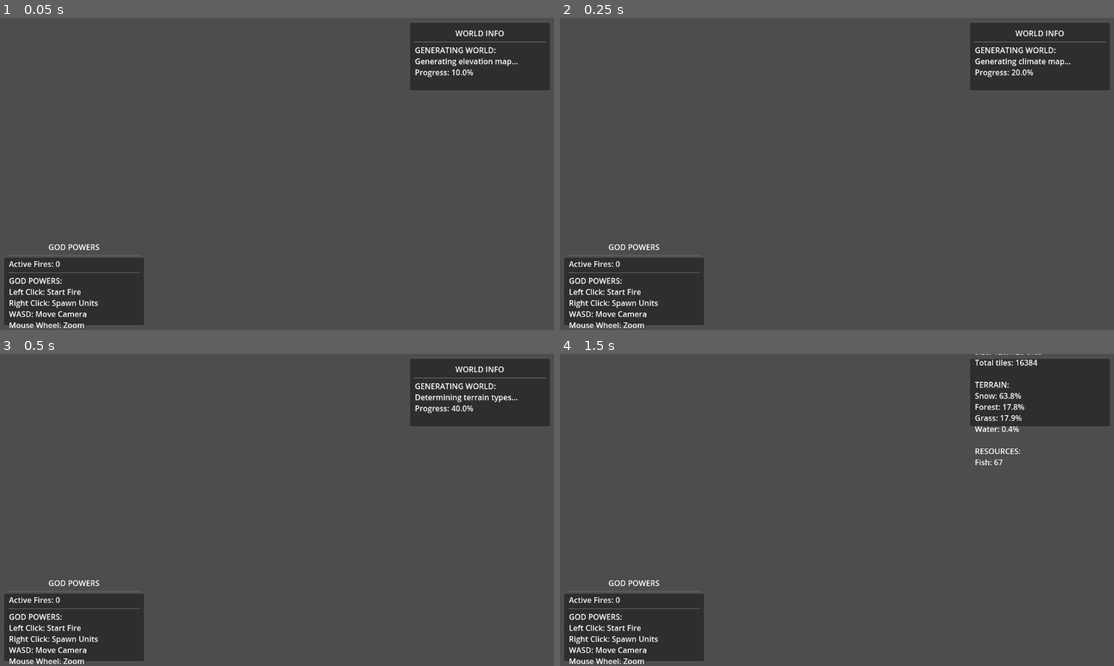
Above: before the commit, frames 1-4 (two rows, left to right).
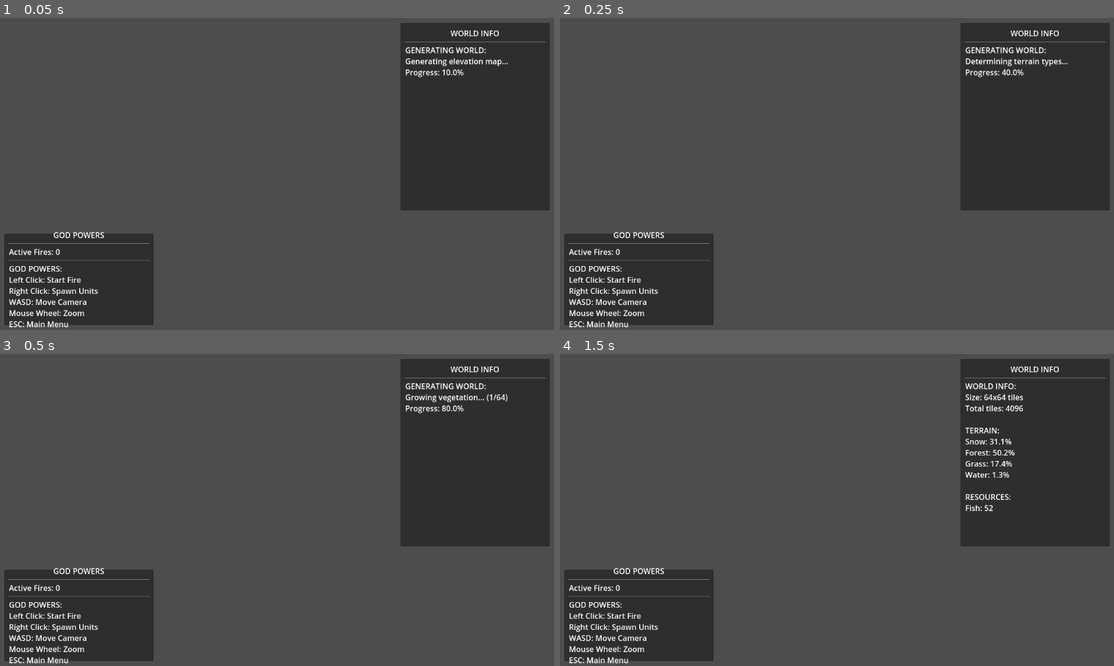
Above: after the commit, the same moments.

Repository: verdictzero/op-game
Game: Godot game, scene res://Main.tscn
The game is run twice, just before and just after one commit, with the same random seed, the same clock (stepped at 60 frames per second) and the same inputs. This scene is started directly instead of the project's main scene.
Inputs (mouse positions are in pixels of both pictures, inside the frame that each line leads up to):
- Up to frame 1 (0.05 s): no input
- Up to frame 2 (0.25 s): no input
- Up to frame 3 (0.5 s): no input
- Up to frame 4 (1.5 s): move the mouse to (958, 494) at 0.52 s; hold Right (ui_right) 0.53-1.28 s; click (958, 494) at 0.67 s; move the mouse to (726, 525) at 1.27 s; hold Down (ui_down) from 1.28 s (still down); click (726, 525) at 1.42 s

The runs differ from the first frame. In frame 1, 15% of the frame differs, in the area x 0-100%, y 1-100%; in frame 2, 15%; in frame 3, 15%; in frame 4, 15%.
Error after the commit: Trying to assign an array of type "Array" to a variable of type "Array[String]". (res://scripts/world/TerrainTile.gd:21)

Commit message:
Fix UI clipping and vegetation generation stalling issues
- Increase UI panel sizes to prevent content cutoff
- Make world info panel taller (400px) to accommodate detailed stats
- Expand god powers panel width and height for better readability
- Fix vegetation generation stalling by increasing yield frequency
- Add detailed progress reporting during vegetation and tile creation
- Reduce world size from 128x128 to 64x64 for faster generation
- Update UI to reflect correct world dimensions

🤖 Generated with [Claude Code](https://claude.ai/code)

Co-Authored-By: Claude <noreply@anthropic.com>

Diff:
--- a/oneiric-parallax/Main.tscn
+++ b/oneiric-parallax/Main.tscn
@@ -13,6 +13,8 @@
 [node name="UI" type="CanvasLayer" parent="."]
 
 [node name="GameUI" parent="UI" instance=ExtResource("2_gameui")]
+grow_horizontal = 2
+grow_vertical = 2
 
 [node name="WorldContainer" type="Node2D" parent="."]
 
--- a/oneiric-parallax/scenes/ui/GameUI.tscn
+++ b/oneiric-parallax/scenes/ui/GameUI.tscn
@@ -16,8 +16,8 @@
 anchor_top = 1.0
 anchor_bottom = 1.0
 offset_left = 10.0
-offset_top = -150.0
-offset_right = 300.0
+offset_top = -200.0
+offset_right = 320.0
 offset_bottom = -10.0
 
 [node name="VBox" type="VBoxContainer" parent="GodPowersPanel"]
@@ -57,10 +57,10 @@
 anchors_preset = 1
 anchor_left = 1.0
 anchor_right = 1.0
-offset_left = -300.0
+offset_left = -320.0
 offset_top = 10.0
 offset_right = -10.0
-offset_bottom = 150.0
+offset_bottom = 400.0
 
 [node name="VBox" type="VBoxContainer" parent="WorldInfoPanel"]
 layout_mode = 1
--- a/oneiric-parallax/scripts/Main.gd
+++ b/oneiric-parallax/scripts/Main.gd
@@ -14,101 +14,101 @@
 var world_bounds: Rect2
 
 func _ready():
-    setup_managers()
-    generate_initial_world()
+	setup_managers()
+	generate_initial_world()
 
 func setup_managers():
-    world_generator = WorldGenerator.new()
-    civilization_manager = CivilizationManager.new()
-    time_manager = TimeManager.new()
+	world_generator = WorldGenerator.new()
+	civilization_manager = CivilizationManager.new()
+	time_manager = TimeManager.new()
 
-    add_child(world_generator)
-    add_child(civilization_manager)
-    add_child(time_manager)
+	add_child(world_generator)
+	add_child(civilization_manager)
+	add_child(time_manager)
 
-    # Connect world generator signals
-    world_generator.generation_progress.connect(_on_generation_progress)
-    world_generator.generation_complete.connect(_on_generation_complete)
+	# Connect world generator signals
+	world_generator.generation_progress.connect(_on_generation_progress)
+	world_generator.generation_complete.connect(_on_generation_complete)
 
 func generate_initial_world():
-    # Set world bounds based on world size
-    var world_size = world_generator.world_size
-    var tile_size = world_generator.tile_size
-    world_bounds = Rect2(0, 0, world_size.x * tile_size, world_size.y * tile_size)
+	# Set world bounds based on world size
+	var world_size = world_generator.world_size
+	var tile_size = world_generator.tile_size
+	world_bounds = Rect2(0, 0, world_size.x * tile_size, world_size.y * tile_size)
 
-    # Position camera at center of world
-    camera.position = Vector2(world_bounds.size.x / 2, world_bounds.size.y / 2)
+	# Position camera at center of world
+	camera.position = Vector2(world_bounds.size.x / 2, world_bounds.size.y / 2)
 
-    # Generate world asynchronously
-    world_generator.generate_world_async(world_container)
+	# Generate world asynchronously
+	world_generator.generate_world_async(world_container)
 
 func _on_generation_progress(progress: float, message: String):
-    if game_ui:
-        game_ui.update_generation_progress(progress, message)
+	if game_ui:
+		game_ui.update_generation_progress(progress, message)
 
 func _on_generation_complete():
-    if game_ui:
-        game_ui.on_world_generation_complete()
-        # Update world stats
-        var stats = world_generator.get_world_stats()
-        game_ui.update_world_stats(stats)
+	if game_ui:
+		game_ui.on_world_generation_complete()
+		# Update world stats
+		var stats = world_generator.get_world_stats()
+		game_ui.update_world_stats(stats)
 
-    # Spawn civilizations after world generation
-    civilization_manager.spawn_initial_civilizations(entity_container)
+	# Spawn civilizations after world generation
+	civilization_manager.spawn_initial_civilizations(entity_container)
 
-    # Setup fire system
-    setup_fire_system()
+	# Setup fire system
+	setup_fire_system()
 
 func setup_fire_system():
-    var fire_system = FireSystemSimple.new()
-    add_child(fire_system)
+	var fire_system = FireSystemSimple.new()
+	add_child(fire_system)
 
-    if game_ui:
-        game_ui.set_fire_system(fire_system)
+	if game_ui:
+		game_ui.set_fire_system(fire_system)
 
 func _input(event):
-    handle_camera_controls(event)
-    handle_god_powers(event)
+	handle_camera_controls(event)
+	handle_god_powers(event)
 
 func handle_camera_controls(event):
-    if event is InputEventMouseButton:
-        if event.button_index == MOUSE_BUTTON_WHEEL_UP:
-            camera.zoom *= (1.0 + zoom_speed)
-        elif event.button_index == MOUSE_BUTTON_WHEEL_DOWN:
-            camera.zoom *= (1.0 - zoom_speed)
+	if event is InputEventMouseButton:
+		if event.button_index == MOUSE_BUTTON_WHEEL_UP:
+			camera.zoom *= (1.0 + zoom_speed)
+		elif event.button_index == MOUSE_BUTTON_WHEEL_DOWN:
+			camera.zoom *= (1.0 - zoom_speed)
 
 func handle_god_powers(event):
-    if event is InputEventMouseButton and event.pressed:
-        if event.button_index == MOUSE_BUTTON_LEFT:
-            var world_pos = camera.get_global_mouse_position()
-            # Handle god power activation
-            pass
+	if event is InputEventMouseButton and event.pressed:
+		if event.button_index == MOUSE_BUTTON_LEFT:
+			var world_pos = camera.get_global_mouse_position()
+			# Handle god power activation
+			pass
 
 func _process(delta):
-    handle_camera_movement(delta)
+	handle_camera_movement(delta)
 
 func handle_camera_movement(delta):
-    var input_vector = Vector2()
+	var input_vector = Vector2()
 
-    # Use WASD keys for camera movement
-    if Input.is_key_pressed(KEY_A) or Input.is_key_pressed(KEY_LEFT):
-        input_vector.x -= 1
-    if Input.is_key_pressed(KEY_D) or Input.is_key_pressed(KEY_RIGHT):
-        input_vector.x += 1
-    if Input.is_key_pressed(KEY_W) or Input.is_key_pressed(KEY_UP):
-        input_vector.y -= 1
-    if Input.is_key_pressed(KEY_S) or Input.is_key_pressed(KEY_DOWN):
-        input_vector.y += 1
+	# Use WASD keys for camera movement
+	if Input.is_key_pressed(KEY_A) or Input.is_key_pressed(KEY_LEFT):
+		input_vector.x -= 1
+	if Input.is_key_pressed(KEY_D) or Input.is_key_pressed(KEY_RIGHT):
+		input_vector.x += 1
+	if Input.is_key_pressed(KEY_W) or Input.is_key_pressed(KEY_UP):
+		input_vector.y -= 1
+	if Input.is_key_pressed(KEY_S) or Input.is_key_pressed(KEY_DOWN):
+		input_vector.y += 1
 
-    if input_vector.length() > 0:
-        var movement = input_vector.normalized() * camera_speed * delta / camera.zoom.x
-        var new_position = camera.position + movement
+	if input_vector.length() > 0:
+		var movement = input_vector.normalized() * camera_speed * delta / camera.zoom.x
+		var new_position = camera.position + movement
 
-        # Constrain camera to world bounds with some padding
-        var viewport_size = get_viewport().get_visible_rect().size / camera.zoom
-        var padding = viewport_size * 0.1  # 10% padding
+		# Constrain camera to world bounds with some padding
+		var viewport_size = get_viewport().get_visible_rect().size / camera.zoom
+		var padding = viewport_size * 0.1  # 10% padding
 
-        new_position.x = clamp(new_position.x, -padding.x, world_bounds.size.x + padding.x)
-        new_position.y = clamp(new_position.y, -padding.y, world_bounds.size.y + padding.y)
+		new_position.x = clamp(new_position.x, -padding.x, world_bounds.size.x + padding.x)
+		new_position.y = clamp(new_position.y, -padding.y, world_bounds.size.y + padding.y)
 
-        camera.position = new_position
+		camera.position = new_position
--- a/oneiric-parallax/scripts/entities/Building.gd
+++ b/oneiric-parallax/scripts/entities/Building.gd
@@ -11,44 +11,44 @@
 var is_constructed: bool = false
 
 func _ready():
-    setup_building()
+	setup_building()
 
 func setup_building():
-    production_queue = []
+	production_queue = []
 
 func set_building_type(era: String, building_type: String):
-    var sprite_path = "res://sprites/%s/building_%s.png" % [era, building_type]
-    var texture = load(sprite_path)
-    if texture:
-        sprite.texture = texture
+	var sprite_path = "res://sprites/%s/building_%s.png" % [era, building_type]
+	var texture = load(sprite_path)
+	if texture:
+		sprite.texture = texture
 
 func _process(delta):
-    if not is_constructed:
-        update_construction(delta)
-    else:
-        process_production(delta)
+	if not is_constructed:
+		update_construction(delta)
+	else:
+		process_production(delta)
 
 func update_construction(delta):
-    construction_progress += delta * 0.1  # 10 seconds to build
-    if construction_progress >= 1.0:
-        complete_construction()
+	construction_progress += delta * 0.1  # 10 seconds to build
+	if construction_progress >= 1.0:
+		complete_construction()
 
 func complete_construction():
-    is_constructed = true
-    modulate = Color.WHITE  # Remove construction tint
+	is_constructed = true
+	modulate = Color.WHITE  # Remove construction tint
 
 func process_production(delta):
-    if not production_queue.is_empty():
-        # Process production items
-        pass
+	if not production_queue.is_empty():
+		# Process production items
+		pass
 
 func add_to_production_queue(item: String):
-    production_queue.append(item)
+	production_queue.append(item)
 
 class BuildingData:
-    var name: String
-    var era: String
-    var type: String
-    var health: float
-    var max_health: float
-    var production_rate: float
+	var name: String
+	var era: String
+	var type: String
+	var health: float
+	var max_health: float
+	var production_rate: float
--- a/oneiric-parallax/scripts/entities/Unit.gd
+++ b/oneiric-parallax/scripts/entities/Unit.gd
@@ -15,90 +15,90 @@
 var current_action: String = ""
 
 func _ready():
-    setup_unit()
+	setup_unit()
 
 func setup_unit():
-    current_needs = []
-    personality = generate_personality()
+	current_needs = []
+	personality = generate_personality()
 
 func generate_personality() -> Dictionary:
-    return {
-        "aggression": randf(),
-        "curiosity": randf(),
-        "social": randf(),
-        "innovation": randf()
-    }
+	return {
+		"aggression": randf(),
+		"curiosity": randf(),
+		"social": randf(),
+		"innovation": randf()
+	}
 
 func _physics_process(delta):
-    update_ai(delta)
-    move_towards_target(delta)
+	update_ai(delta)
+	move_towards_target(delta)
 
 func update_ai(delta):
-    update_needs(delta)
-    decide_action()
+	update_needs(delta)
+	decide_action()
 
 func update_needs(delta):
-    # Update basic needs like food, safety, social
-    for need in current_needs:
-        need.decay(delta)
+	# Update basic needs like food, safety, social
+	for need in current_needs:
+		need.decay(delta)
 
 func decide_action():
-    if current_needs.is_empty():
-        return
+	if current_needs.is_empty():
+		return
 
-    var most_urgent_need = get_most_urgent_need()
-    current_action = determine_action_for_need(most_urgent_need)
+	var most_urgent_need = get_most_urgent_need()
+	current_action = determine_action_for_need(most_urgent_need)
 
 func get_most_urgent_need() -> Need:
-    var most_urgent = current_needs[0]
-    for need in current_needs:
-        if need.urgency > most_urgent.urgency:
-            most_urgent = need
-    return most_urgent
+	var most_urgent = current_needs[0]
+	for need in current_needs:
+		if need.urgency > most_urgent.urgency:
+			most_urgent = need
+	return most_urgent
 
 func determine_action_for_need(need: Need) -> String:
-    match need.type:
-        "food":
-            return "seek_food"
-        "safety":
-            return "flee_danger"
-        "social":
-            return "seek_companions"
-        _:
-            return "wander"
+	match need.type:
+		"food":
+			return "seek_food"
+		"safety":
+			return "flee_danger"
+		"social":
+			return "seek_companions"
+		_:
+			return "wander"
 
 func move_towards_target(delta):
-    if current_target != Vector2.ZERO:
-        var direction = (current_target - global_position).normalized()
-        velocity = direction * move_speed
-        move_and_slide()
+	if current_target != Vector2.ZERO:
+		var direction = (current_target - global_position).normalized()
+		velocity = direction * move_speed
+		move_and_slide()
 
 func set_sprite_for_era(era: String, unit_type: String):
-    var sprite_path = "res://sprites/%s/unit_%s.png" % [era, unit_type]
-    var texture = load(sprite_path)
-    if texture:
-        sprite.texture = texture
+	var sprite_path = "res://sprites/%s/unit_%s.png" % [era, unit_type]
+	var texture = load(sprite_path)
+	if texture:
+		sprite.texture = texture
 
 class Need:
-    var type: String
-    var urgency: float
-    var satisfaction: float
-    var decay_rate: float
+	var type: String
+	var urgency: float
+	var satisfaction: float
+	var decay_rate: float
 
-    func _init(need_type: String):
-        type = need_type
-        urgency = 0.0
-        satisfaction = 1.0
-        decay_rate = 0.1
+	func _init(need_type: String):
+		type = need_type
+		urgency = 0.0
+		satisfaction = 1.0
+		decay_rate = 0.1
 
-    func decay(delta: float):
-        satisfaction -= decay_rate * delta
-        satisfaction = max(0.0, satisfaction)
-        urgency = 1.0 - satisfaction
+	func decay(delta: float):
+		satisfaction -= decay_rate * delta
+		satisfaction = max(0.0, satisfaction)
+		urgency = 1.0 - satisfaction
 
 class UnitData:
-    var name: String
-    var era: String
-    var type: String
-    var health: float
-    var max_health: float
+	var name: String
+	var era: String
+	var type: String
+	var health: float
+	var max_health: float
--- a/oneiric-parallax/scripts/managers/CivilizationManager.gd
+++ b/oneiric-parallax/scripts/managers/CivilizationManager.gd
@@ -5,68 +5,68 @@
 var next_civ_id: int = 0
 
 func spawn_initial_civilizations(container: Node2D):
-    # Spawn a few primitive civilizations
-    for i in range(3):
-        spawn_civilization("primitive", container)
+	# Spawn a few primitive civilizations
+	for i in range(3):
+		spawn_civilization("primitive", container)
 
 func spawn_civilization(era: String, container: Node2D):
-    var civ = Civilization.new()
-    civ.id = next_civ_id
-    civ.era = era
-    civ.spawn_position = get_random_spawn_position()
+	var civ = Civilization.new()
+	civ.id = next_civ_id
+	civ.era = era
+	civ.spawn_position = get_random_spawn_position()
 
-    civilizations.append(civ)
-    next_civ_id += 1
+	civilizations.append(civ)
+	next_civ_id += 1
 
-    # Spawn initial units
-    spawn_initial_units(civ, container)
+	# Spawn initial units
+	spawn_initial_units(civ, container)
 
 func spawn_initial_units(civ: Civilization, container: Node2D):
-    var unit_scene = preload("res://scenes/entities/Unit.tscn")
+	var unit_scene = preload("res://scenes/entities/Unit.tscn")
 
-    for i in range(5):  # Start with 5 units
-        var unit = unit_scene.instantiate()
-        unit.position = civ.spawn_position + Vector2(randf_range(-50, 50), randf_range(-50, 50))
-        unit.civilization_id = civ.id
-        unit.set_sprite_for_era(civ.era, "basic")
+	for i in range(5):  # Start with 5 units
+		var unit = unit_scene.instantiate()
+		unit.position = civ.spawn_position + Vector2(randf_range(-50, 50), randf_range(-50, 50))
+		unit.civilization_id = civ.id
+		unit.set_sprite_for_era(civ.era, "basic")
 
-        container.add_child(unit)
-        civ.units.append(unit)
+		container.add_child(unit)
+		civ.units.append(unit)
 
 func get_random_spawn_position() -> Vector2:
-    return Vector2(randf_range(100, 900), randf_range(100, 900))
+	return Vector2(randf_range(100, 900), randf_range(100, 900))
 
 func _process(delta):
-    update_civilizations(delta)
+	update_civilizations(delta)
 
 func update_civilizations(delta):
-    for civ in civilizations:
-        civ.update(delta)
+	for civ in civilizations:
+		civ.update(delta)
 
 class Civilization:
-    var id: int
-    var era: String
-    var spawn_position: Vector2
-    var units: Array[Unit]
-    var buildings: Array[Building]
-    var technologies: Array[String]
-    var resources: Dictionary
+	var id: int
+	var era: String
+	var spawn_position: Vector2
+	var units: Array[Unit]
+	var buildings: Array[Building]
+	var technologies: Array[String]
+	var resources: Dictionary
 
-    func _init():
-        units = []
-        buildings = []
-        technologies = []
-        resources = {"food": 100, "wood": 50, "stone": 25}
+	func _init():
+		units = []
+		buildings = []
+		technologies = []
+		resources = {"food": 100, "wood": 50, "stone": 25}
 
-    func update(delta: float):
-        # Update civilization-level AI
-        process_technology_research(delta)
-        manage_resources(delta)
+	func update(delta: float):
+		# Update civilization-level AI
+		process_technology_research(delta)
+		manage_resources(delta)
 
-    func process_technology_research(delta: float):
-        # Simple tech progression
-        pass
+	func process_technology_research(delta: float):
+		# Simple tech progression
+		pass
 
-    func manage_resources(delta: float):
-        # Resource management
-        pass
+	func manage_resources(delta: float):
+		# Resource management
+		pass
--- a/oneiric-parallax/scripts/systems/WorldGenerator.gd
+++ b/oneiric-parallax/scripts/systems/WorldGenerator.gd
@@ -5,7 +5,7 @@
 signal generation_complete()
 
 var terrain_tiles: Array[TerrainTile]
-var world_size: Vector2i = Vector2i(128, 128)
+var world_size: Vector2i = Vector2i(64, 64)  # Smaller world for faster generation
 var tile_size: int = 32
 
 # World generation parameters
@@ -346,7 +346,10 @@
 
 			world_data[x][y]["vegetation"] = vegetation
 
-		if x % 10 == 0:
+		# More frequent yielding and progress updates
+		if x % 5 == 0:
+			var progress = 0.8 + (float(x) / world_size.x) * 0.1
+			generation_progress.emit(progress, "Growing vegetation... (%d/%d)" % [x + 1, world_size.x])
 			await get_tree().process_frame
 
 func create_world_tiles(container: Node2D):
@@ -357,7 +360,10 @@
 			var tile_data = world_data[x][y]
 			create_terrain_tile_advanced(x, y, tile_data, container)
 
-		if x % 10 == 0:
+		# More frequent yielding for large worlds
+		if x % 5 == 0:
+			var progress = 0.9 + (float(x) / world_size.x) * 0.1
+			generation_progress.emit(progress, "Creating world tiles... (%d/%d)" % [x + 1, world_size.x])
 			await get_tree().process_frame
 
 func create_terrain_tile_advanced(x: int, y: int, tile_data: Dictionary, container: Node2D):
--- a/oneiric-parallax/scripts/ui/GameUI.gd
+++ b/oneiric-parallax/scripts/ui/GameUI.gd
@@ -41,7 +41,7 @@
 
 func update_world_stats(stats: Dictionary):
 	var stats_text = "WORLD INFO:\n"
-	stats_text += "Size: %dx%d tiles\n" % [stats.get("world_width", 128), stats.get("world_height", 128)]
+	stats_text += "Size: %dx%d tiles\n" % [64, 64]  # Updated to match new world size
 	stats_text += "Total tiles: %d\n" % stats.get("total_tiles", 0)
 	stats_text += "\nTERRAIN:\n"
 
